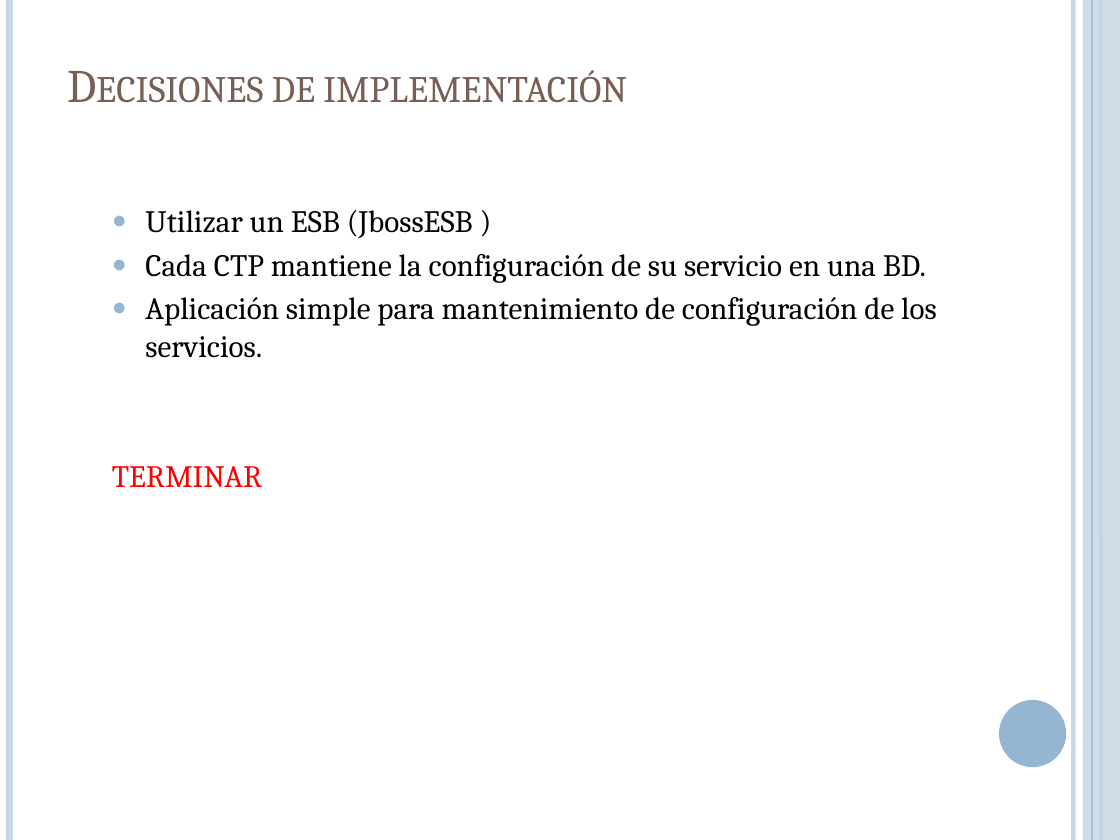
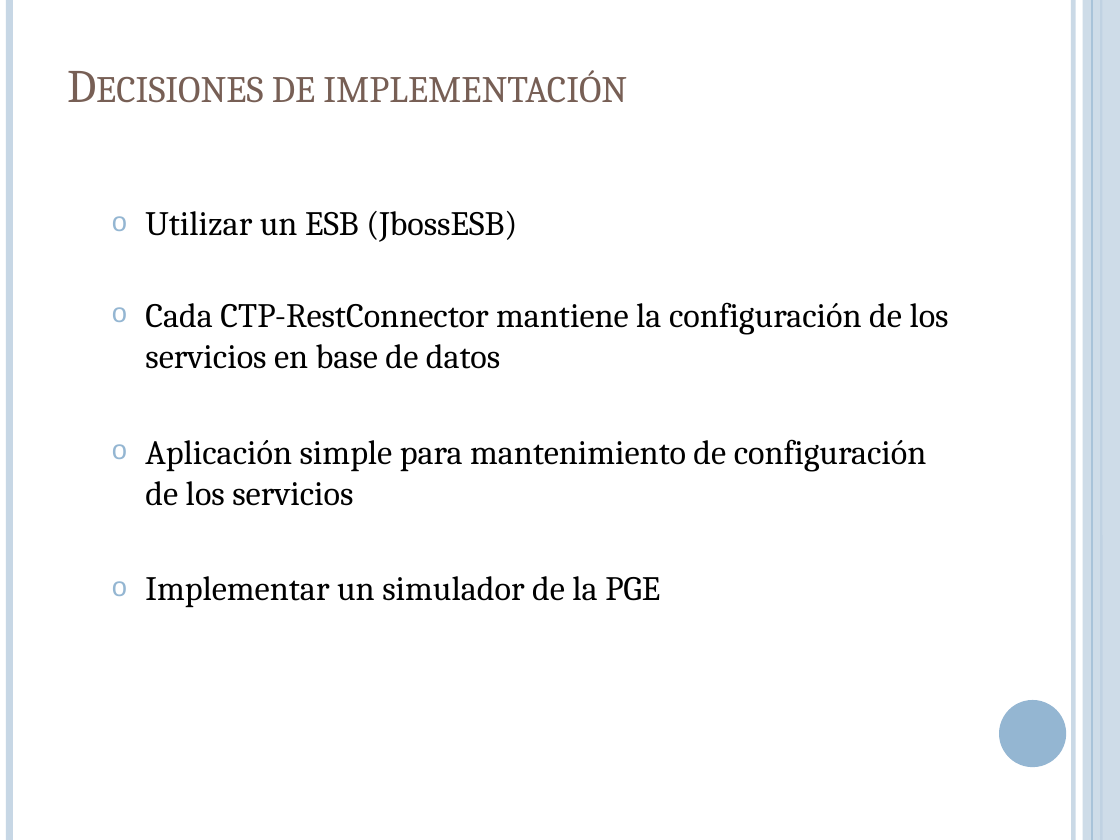
Before and after one commit to lcpaso1/integracion-gis-pge, a slide deck: slide 22 of Presentacion.pptx (slide 23 before the commit). Drawn at 1120x840 pixels with LibreOffice and Linux fonts; fonts in the diff are those of the drawing. Boxes give left, top, right and bottom in pixels: in the first picture for what was removed or moved away, otherwise in the second. Text is boxed around its words. In the diff, an @@ line names an element or a change of style, - is before the commit and + after.

```diff
--- a/Presentacion.pptx
+++ b/Presentacion.pptx
@@ text at <box>145,211,949,608</box>: text changed; size 20 to 22 pt @@
-  ● Utilizar un ESB (JbossESB )
-  ● Cada CTP mantiene la configuración de su servicio en una BD.
-  ● Aplicación simple para mantenimiento de configuración de los servicios.
-  TERMINAR
+  o Utilizar un ESB (JbossESB)
+  o Cada CTP-RestConnector mantiene la configuración de los servicios en base de datos
+  o Aplicación simple para mantenimiento de configuración de los servicios
+  o Implementar un simulador de la PGE
```
Also in this commit, not shown: 2 other slides changed, 1 slide removed.
